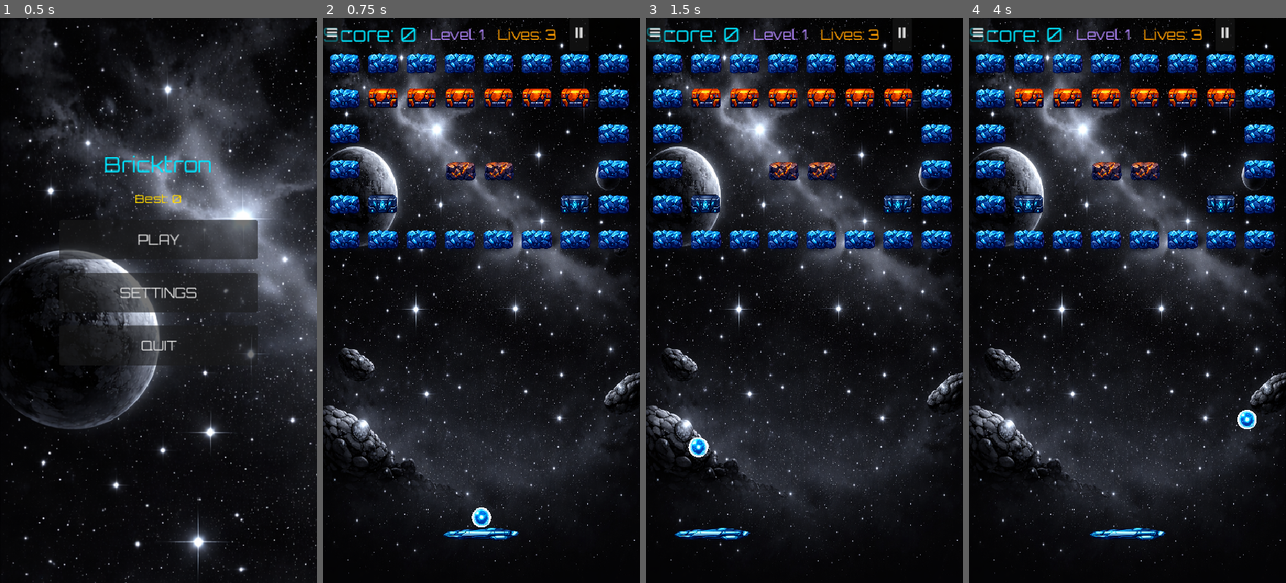
Above: before the commit, frames 1-4 (left to right).
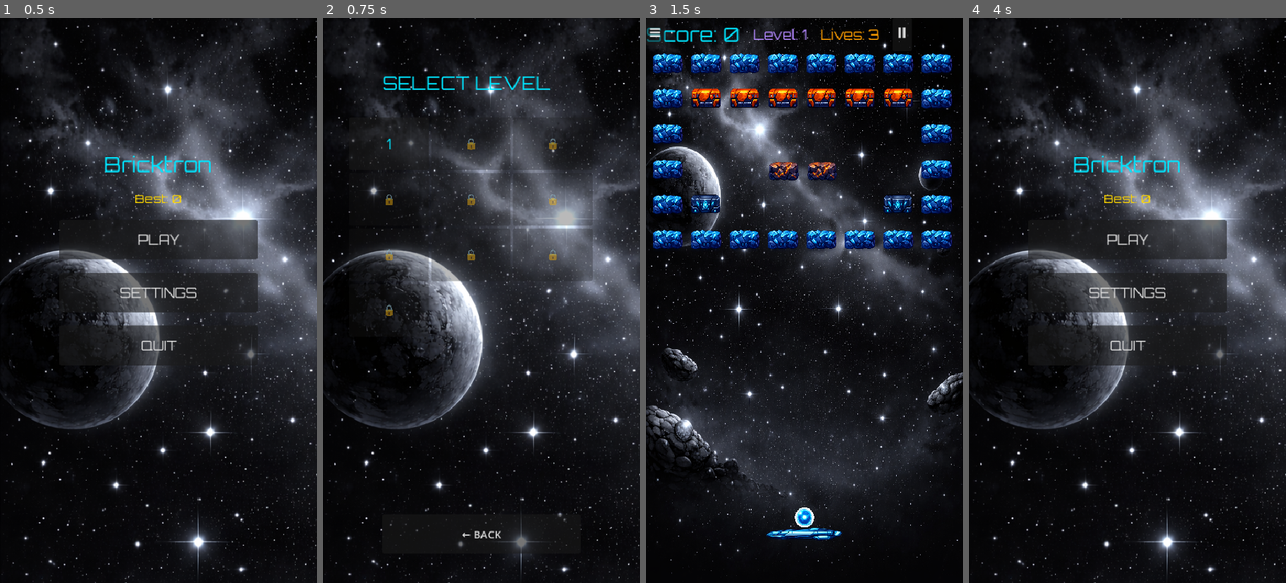
Above: after the commit, the same moments.

Repository: ilkkayli/godot-brick-breaker
Game: Godot game, scene res://MainMenu.tscn
The game is run twice, just before and just after one commit, with the same random seed, the same clock (stepped at 60 frames per second) and the same inputs.
Inputs (mouse positions are in pixels of both pictures, inside the frame that each line leads up to):
- Up to frame 1 (0.5 s): no input
- Up to frame 2 (0.75 s): click "PLAY" at 0.5 s
- Up to frame 3 (1.5 s): click (712, 142) at 1.25 s, where only the run after the commit has a clickable "1"
- Up to frame 4 (4 s): click "≡" at 2 s; click "PLAY" at 2.75 s; click (1127, 532) at 3.5 s, where only the run after the commit has a clickable "← BACK"

Frame 1 is identical in both runs. In frame 2, 47% of the frame differs, in the area x 0-100%, y 0-100%; in frame 3, 1.1%; in frame 4, 47%.

Commit message:
Add Level Select screen with locked/unlocked levels and paddle bounce angle improvements

Diff:
--- /dev/null
+++ b/LevelSelect.gd
@@ -0,0 +1,44 @@
+extends Control
+class_name LevelSelect
+
+const TOTAL_LEVELS = 10
+
+func _ready() -> void:
+	$BackButton.pressed.connect(_on_back_pressed)
+	_build_grid()
+
+func _build_grid() -> void:
+	print("Grid node: ", $GridContainer)
+	var highest_level = SaveManager.get_setting("highest_level", 1)
+	print("Highest level: ", highest_level)
+	var grid = $GridContainer
+
+	for i in range(1, TOTAL_LEVELS + 1):
+		var btn = Button.new()
+		btn.custom_minimum_size = Vector2(120, 80)
+		btn.text = str(i)
+
+		# Aseta fontti
+		var font = load("res://assets/fonts/orbitron.ttf")
+		btn.add_theme_font_override("font", font)
+		btn.add_theme_font_size_override("font_size", 20)
+
+		if i <= highest_level:
+			# Avattu kenttä
+			btn.add_theme_color_override("font_color", Color("#00E5FF"))
+			btn.pressed.connect(_on_level_pressed.bind(i))
+		else:
+			# Lukittu kenttä
+			btn.text = "🔒"
+			btn.disabled = true
+			btn.add_theme_color_override("font_color", Color("#555555"))
+
+		grid.add_child(btn)
+
+func _on_level_pressed(level_number: int) -> void:
+	SaveManager.set_setting("current_level", level_number)
+	SaveManager.set_setting("current_score", 0)
+	get_tree().call_deferred("change_scene_to_file", "res://main.tscn")
+
+func _on_back_pressed() -> void:
+	get_tree().call_deferred("change_scene_to_file", "res://MainMenu.tscn")
--- /dev/null
+++ b/LevelSelect.tscn
@@ -0,0 +1,45 @@
+[gd_scene format=3 uid="uid://ch8ny7s5plexl"]
+
+[ext_resource type="Texture2D" uid="uid://cwt5ad3suhrur" path="res://background_v5.png" id="1_ardn0"]
+[ext_resource type="Script" uid="uid://b8oq2yo01ta4u" path="res://LevelSelect.gd" id="1_q3t17"]
+[ext_resource type="FontFile" uid="uid://dht3tl6ofdgw5" path="res://assets/fonts/orbitron.ttf" id="2_q3t17"]
+
+[node name="Control" type="Control" unique_id=111604693]
+layout_mode = 3
+anchors_preset = 0
+offset_right = 40.0
+offset_bottom = 40.0
+script = ExtResource("1_q3t17")
+
+[node name="Background" type="TextureRect" parent="." unique_id=1892594073]
+layout_mode = 0
+offset_right = 40.0
+offset_bottom = 40.0
+texture = ExtResource("1_ardn0")
+
+[node name="TitleLabel" type="Label" parent="." unique_id=522099701]
+layout_mode = 0
+offset_left = 90.0
+offset_top = 80.0
+offset_right = 344.0
+offset_bottom = 116.0
+theme_override_colors/font_color = Color(0, 0.8980392, 1, 1)
+theme_override_fonts/font = ExtResource("2_q3t17")
+theme_override_font_sizes/font_size = 28
+text = "SELECT LEVEL"
+
+[node name="GridContainer" type="GridContainer" parent="." unique_id=24629513]
+layout_mode = 0
+offset_left = 40.0
+offset_top = 150.0
+offset_right = 80.0
+offset_bottom = 190.0
+columns = 3
+
+[node name="BackButton" type="Button" parent="." unique_id=1350623941]
+layout_mode = 0
+offset_left = 90.0
+offset_top = 750.0
+offset_right = 390.0
+offset_bottom = 810.0
+text = "← BACK"
--- a/Main.gd
+++ b/Main.gd
@@ -85,6 +85,7 @@
 	level += 1
 	update_hud()
 	ball.stop()
+	SaveManager.update_highest_level(level)
 	SaveManager.set_setting("current_level", level)
 	SaveManager.set_setting("current_score", score)
 	LevelComplete.current_level = level
--- a/MainMenu.gd
+++ b/MainMenu.gd
@@ -12,8 +12,7 @@
 	$VBoxContainer/QuitButton.pressed.connect(_on_quit_pressed)
 
 func _on_play_pressed() -> void:
-	print("Play pressed")
-	get_tree().call_deferred("change_scene_to_file", "res://main.tscn")
+	get_tree().call_deferred("change_scene_to_file", "res://LevelSelect.tscn")
 
 func _change_to_main() -> void:
 	get_tree().change_scene_to_file("res://main.tscn")
--- a/SaveManager.gd
+++ b/SaveManager.gd
@@ -24,3 +24,8 @@
 		var text = file.get_as_text()
 		file.close()
 		_data = JSON.parse_string(text)
+
+func update_highest_level(level: int) -> void:
+	var current_highest = get_setting("highest_level", 1)
+	if level > current_highest:
+		set_setting("highest_level", level)
Not shown, added: LevelSelect.gd.uid
